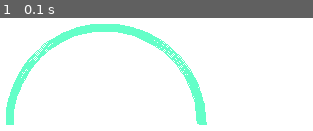
Above: before the commit, frame 1.
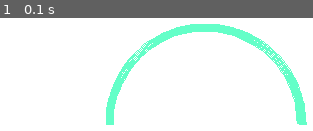
Above: after the commit, the same moment.

Repository: circusfloor/pygame_test
Game: pygame game, started from pie/draw_arc.py
Two runs of this game, one before a commit and one after it. Both use one fixed random seed, a clock stepped at 60 frames per second and the inputs below.
Inputs:
- Up to frame 1 (0.1 s): no input

The runs differ from the first frame. In frame 1, 14% of the frame differs, in the area x 1-99%, y 5-95%.

Commit message:
git init

Diff:
--- a/pie/draw_arc.py
+++ b/pie/draw_arc.py
@@ -15,7 +15,7 @@
 
     # 绘制弧形
     color = 100, 255, 200
-    position = 200, 150, 200, 200
+    position = 300, 150, 200, 200
     start_angle = math.radians(0)
     end_angle = math.radians(180)
     width = 8
--- a/pie/draw_line.py
+++ b/pie/draw_line.py
@@ -8,6 +8,7 @@
 pos_y = 250
 vel_x = 2
 vel_y = 1
+
 while True:
     for event in pygame.event.get():
         if event.type in (QUIT, KEYDOWN):
--- /dev/null
+++ b/pie/pie.py
@@ -0,0 +1,73 @@
+import pygame
+import sys
+import math
+from pygame.locals import *
+
+
+pygame.init()
+screen = pygame.display.set_mode((600, 500))
+pygame.display.set_caption('The Pie game')
+
+# 初始值
+color = 160, 160, 0
+width = 4
+x = 300
+y = 250
+radius = 200
+position = x-radius, y-radius, radius*2, radius*2
+
+piece1 = False
+piece2 = False
+piece3 = False
+piece4 = False
+
+
+while True:
+    for event in pygame.event.get():
+        if event.type == QUIT:
+            sys.exit()
+        elif event.type == KEYUP:
+            if event.key == pygame.K_SPACE:
+                sys.exit()
+            elif event.key == pygame.K_1:
+                piece1 = True
+            elif event.key == pygame.K_2:
+                piece2 = True
+            elif event.key == pygame.K_3:
+                piece3 = True
+            elif event.key == pygame.K_4:
+                piece4 = True
+
+    # 绘制屏幕
+    screen.fill((255, 255, 255))
+
+    # 绘制1/4圆
+    if piece1:
+        start_angle = math.radians(0)
+        end_angle = math.radians(90)
+        pygame.draw.arc(screen, color, position, start_angle, end_angle, width)
+        pygame.draw.line(screen, color, (x, y), (x, y-radius), width)
+        pygame.draw.line(screen, color, (x, y), (x+radius, y), width)
+    if piece2:
+        start_angle = math.radians(90)
+        end_angle = math.radians(180)
+        pygame.draw.arc(screen, color, position, start_angle, end_angle, width)
+        pygame.draw.line(screen, color, (x, y), (x, y-radius), width)
+        pygame.draw.line(screen, color, (x, y), (x-radius, y), width)
+    if piece3:
+        start_angle = math.radians(180)
+        end_angle = math.radians(270)
+        pygame.draw.arc(screen, color, position, start_angle, end_angle, width)
+        pygame.draw.line(screen, color, (x, y), (x-radius, y), width)
+        pygame.draw.line(screen, color, (x, y), (x-radius, y), width)
+    if piece4:
+        start_angle = math.radians(270)
+        end_angle = math.radians(360)
+        pygame.draw.arc(screen, color, position, start_angle, end_angle, width)
+        pygame.draw.line(screen, color, (x, y), (x, y+radius), width)
+        pygame.draw.line(screen, color, (x, y), (x+radius, y), width)
+
+    if piece1 and piece2 and piece3 and piece4:
+        color = 0, 160, 160
+
+    pygame.display.update()
